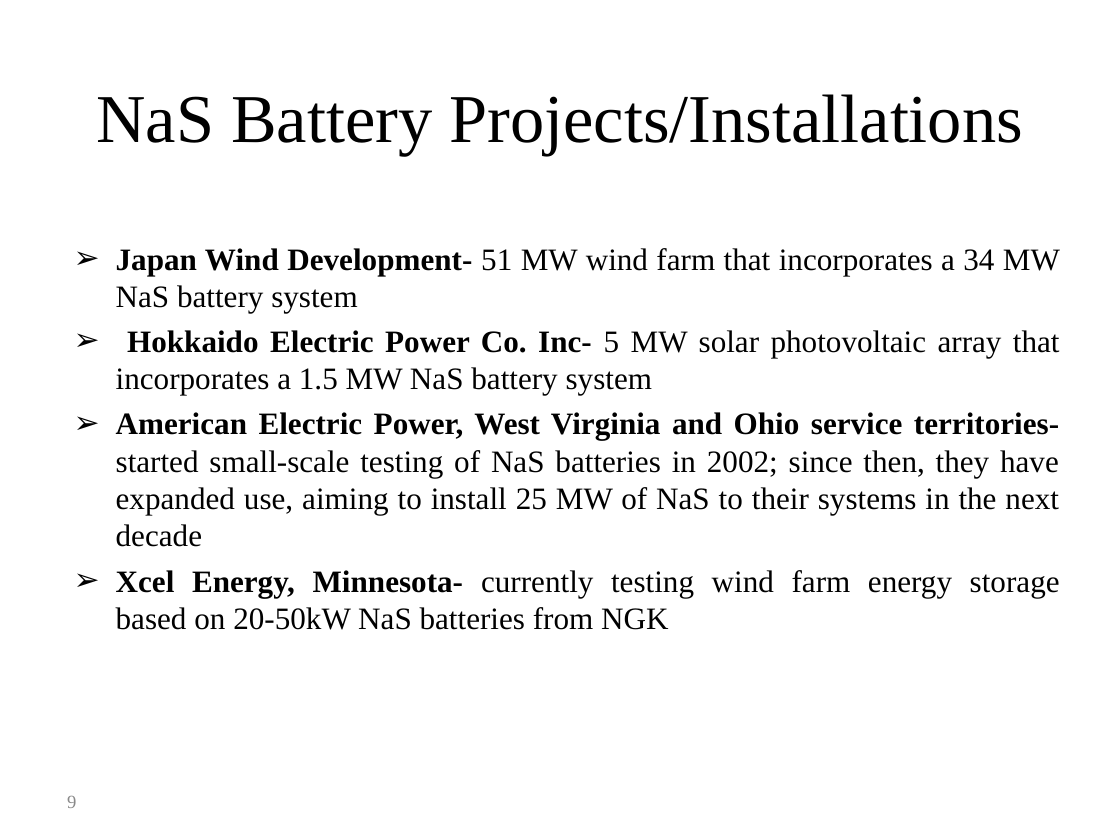
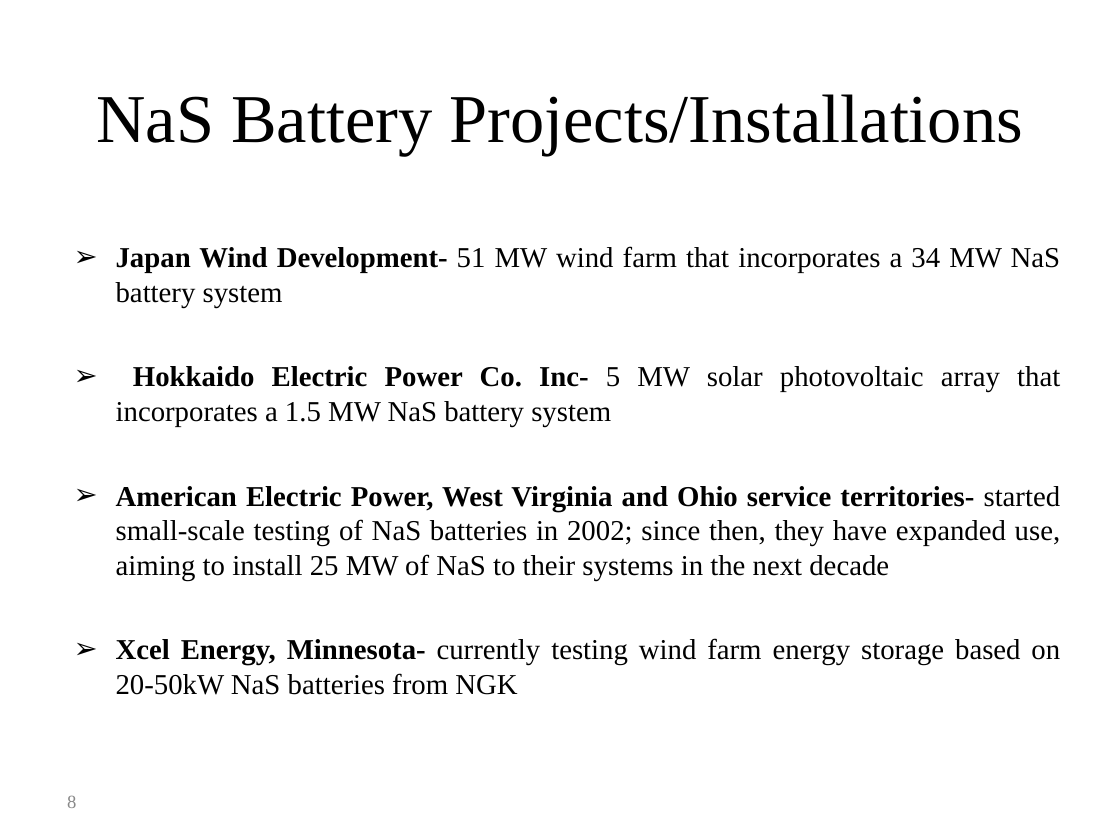
Before and after one commit to gridlab-d/course, a slide deck: slide 8 of Distribution_Analysis_Course/4.0 - Energy_Storage_and_PHEVs.ppt (slide 9 before the commit). Drawn at 1120x840 pixels with LibreOffice and Linux fonts; fonts in the diff are those of the drawing. Boxes give left, top, right and bottom in pixels: in the first picture for what was removed or moved away, otherwise in the second. Text is boxed around its words. In the diff, an @@ line names an element or a change of style, - is before the commit and + after.

```diff
--- a/Distribution_Analysis_Course/4.0 - Energy_Storage_and_PHEVs.ppt
+++ b/Distribution_Analysis_Course/4.0 - Energy_Storage_and_PHEVs.ppt
@@ text "Japan Wind Development- 51 MW ..." at box(116, 246, 1061, 695): size 20 to 18.5 pt @@
@@ page number at box(67, 795, 76, 808): text changed @@
-9
+8
```
Also in this commit, not shown: 7 other slides changed, 3 slides added, 3 slides removed.
